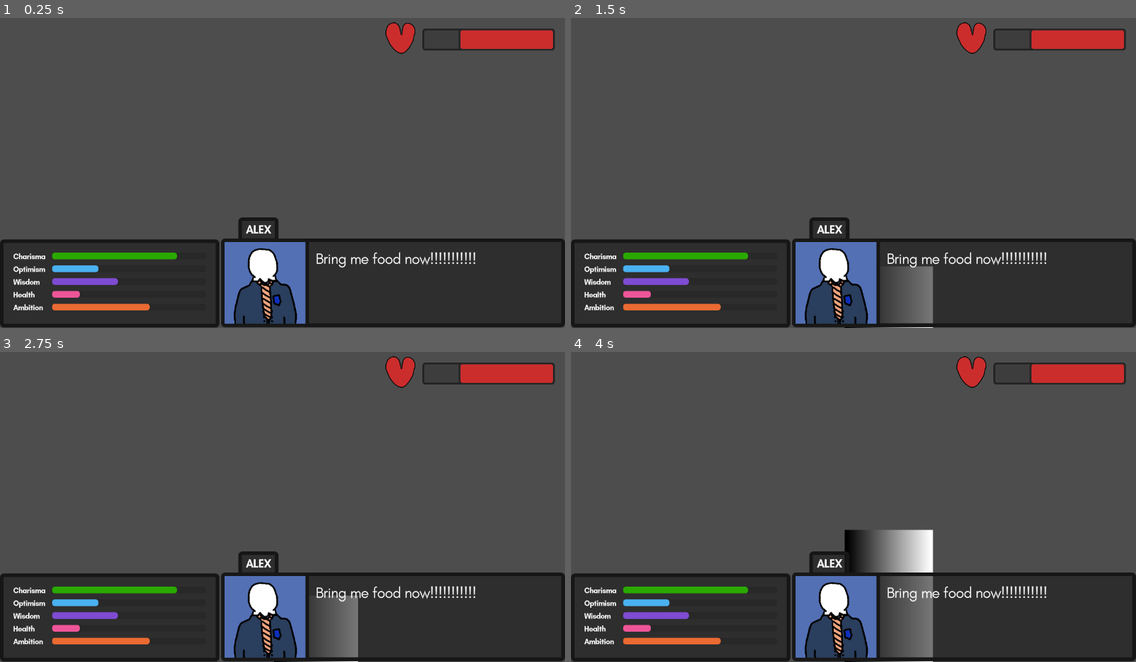
Above: before the commit, frames 1-4 (two rows, left to right).
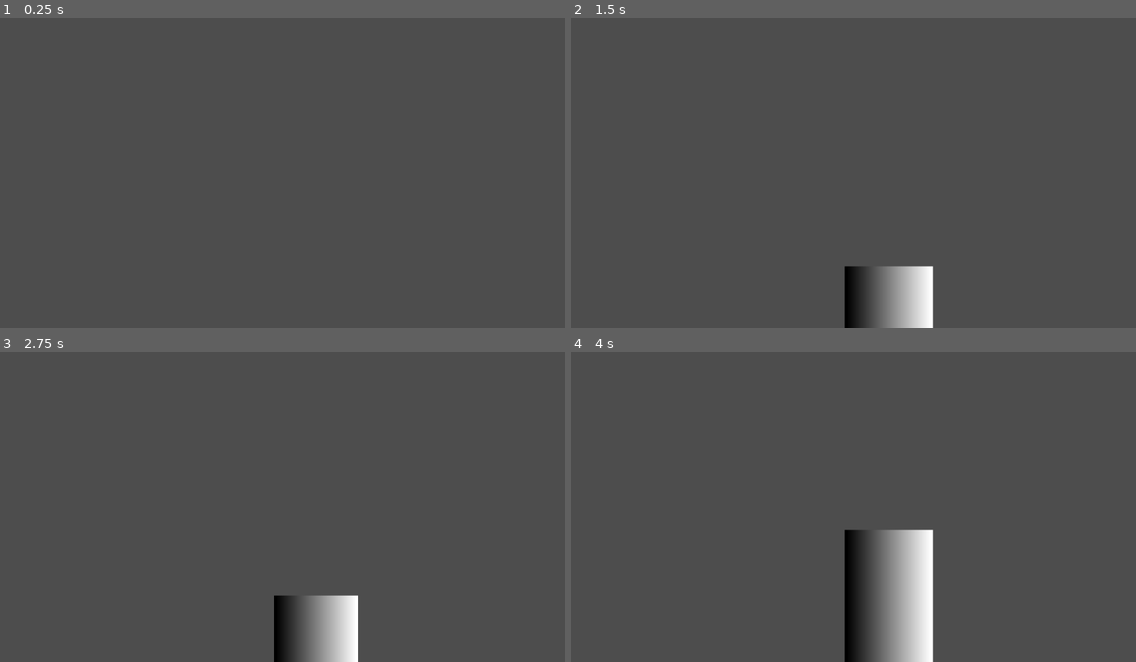
Above: after the commit, the same moments.

Repository: flushloll/Daydream-2025
Game: Godot game, scene res://main.tscn
Two runs of this game, one before a commit and one after it. Both use one fixed random seed, a clock stepped at 60 frames per second and the inputs below.
Inputs (mouse positions are in pixels of both pictures, inside the frame that each line leads up to):
- Up to frame 1 (0.25 s): no input
- Up to frame 2 (1.5 s): tap Enter at 0.5 s; move the mouse to (977, 154) at 0.52 s; click (977, 154) at 0.6 s; tap Space at 1.25 s; move the mouse to (740, 185) at 1.27 s; hold Down (ui_down) from 1.28 s (still down); tap Middle mouse button (midDown) at 1.35 s
- Up to frame 3 (2.75 s): tap Enter at 2 s; move the mouse to (316, 643) at 2.02 s; release Down (ui_down) at 2.03 s; hold Mouse wheel down (scrollDown) from 2.03 s (still down)
- Up to frame 4 (4 s): tap Space at 2.75 s; move the mouse to (825, 565) at 2.77 s; release Mouse wheel down (scrollDown) at 2.78 s; tap Mouse wheel up (scrollUp) at 2.85 s; tap Enter at 3.5 s; move the mouse to (1023, 550) at 3.52 s; hold Down (ui_down) from 3.53 s (still down); click (1023, 550) at 3.6 s

The runs differ from the first frame. In frame 1, 30% of the frame differs, in the area x 0-100%, y 1-100%; in frame 2, 30%; in frame 3, 30%; in frame 4, 30%.

Commit message:
Update main.tscn

Diff:
--- a/new-game-project/main.tscn
+++ b/new-game-project/main.tscn
@@ -1,8 +1,7 @@
-[gd_scene load_steps=4 format=3 uid="uid://cqow47bch5ocs"]
+[gd_scene load_steps=3 format=3 uid="uid://cqow47bch5ocs"]
 
 [ext_resource type="Script" uid="uid://b5ppdxgrcekyt" path="res://Scripts/main.gd" id="1_ig7tw"]
 [ext_resource type="Script" uid="uid://dj8x1nffwv3sr" path="res://Scripts/camera_2d.gd" id="2_0xm2m"]
-[ext_resource type="PackedScene" uid="uid://c6jkds74fn2mm" path="res://UI/main_scene.tscn" id="3_h2yge"]
 
 [node name="Node2D" type="Node2D"]
 position = Vector2(640, 360)
@@ -10,5 +9,3 @@
 
 [node name="Camera2D" type="Camera2D" parent="."]
 script = ExtResource("2_0xm2m")
-
-[node name="CanvasLayer" parent="." instance=ExtResource("3_h2yge")]
